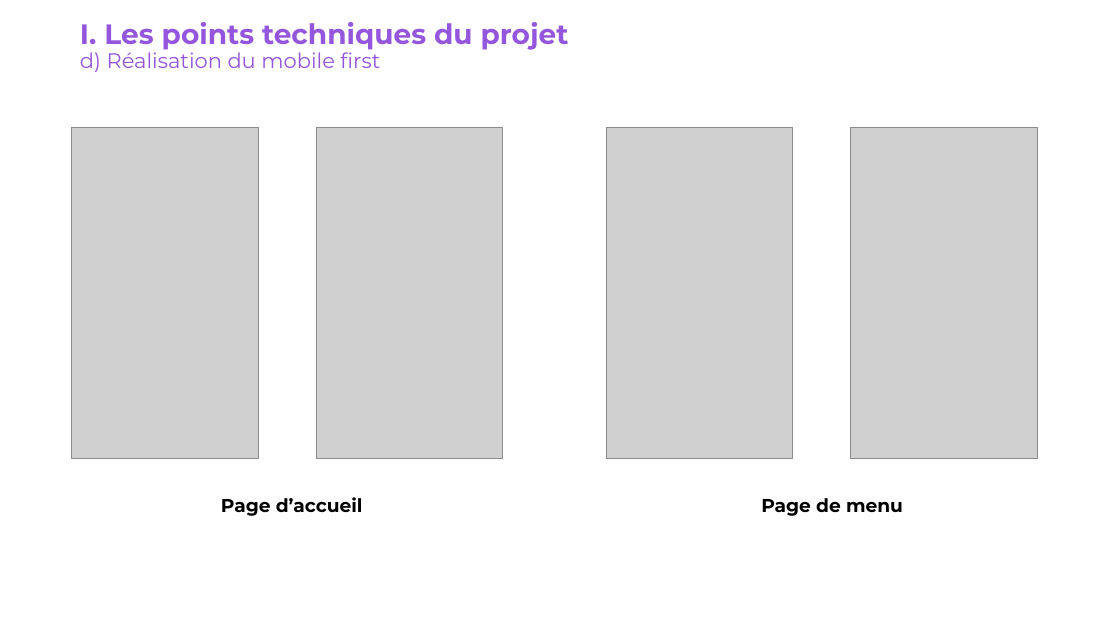
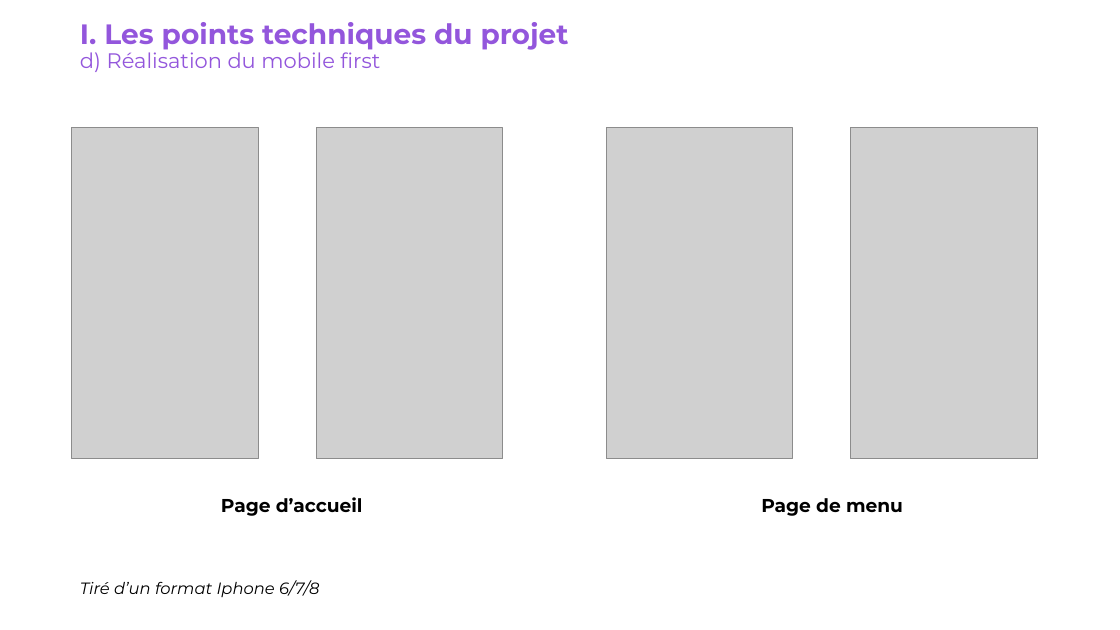
Before and after one commit to Julien-014/JulienBeral_3_15112021, a slide deck: slide 5 of Soutenance Projet 3.pptx. Drawn at 1120x630 pixels with LibreOffice and Linux fonts; fonts in the diff are those of the drawing; grey boxes stand for pictures. Boxes give left, top, right and bottom in pixels: in the first picture for what was removed or moved away, otherwise in the second. Text is boxed around its words. In the diff, an @@ line names an element or a change of style, - is before the commit and + after.

```diff
--- a/Soutenance Projet 3.pptx
+++ b/Soutenance Projet 3.pptx
@@ text added at bbox=[80, 580, 319, 597], 14 pt, text #000000, italic @@
+Tiré d’un format Iphone 6/7/8
```
Also in this commit, not shown: 7 other slides changed, 5 other files.
